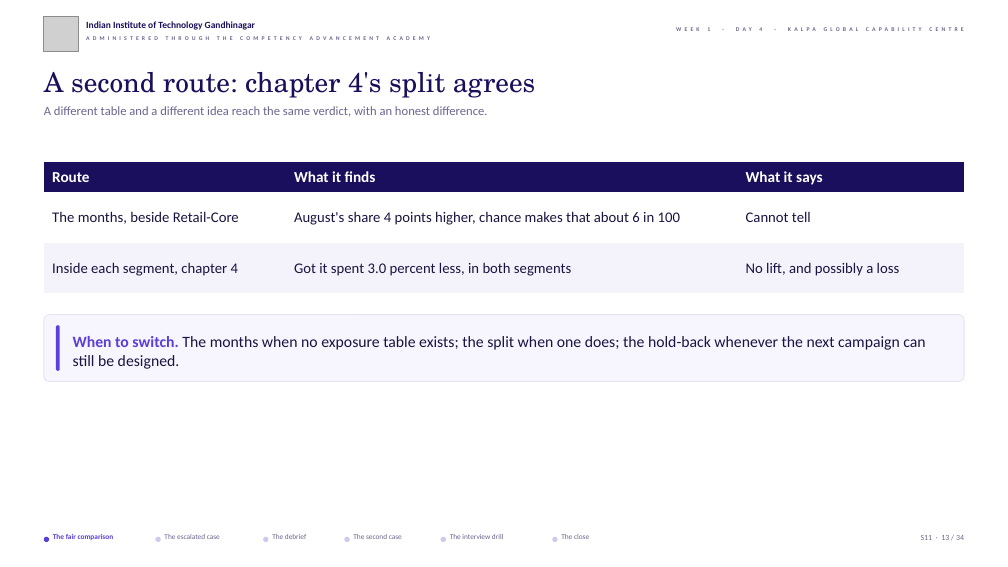
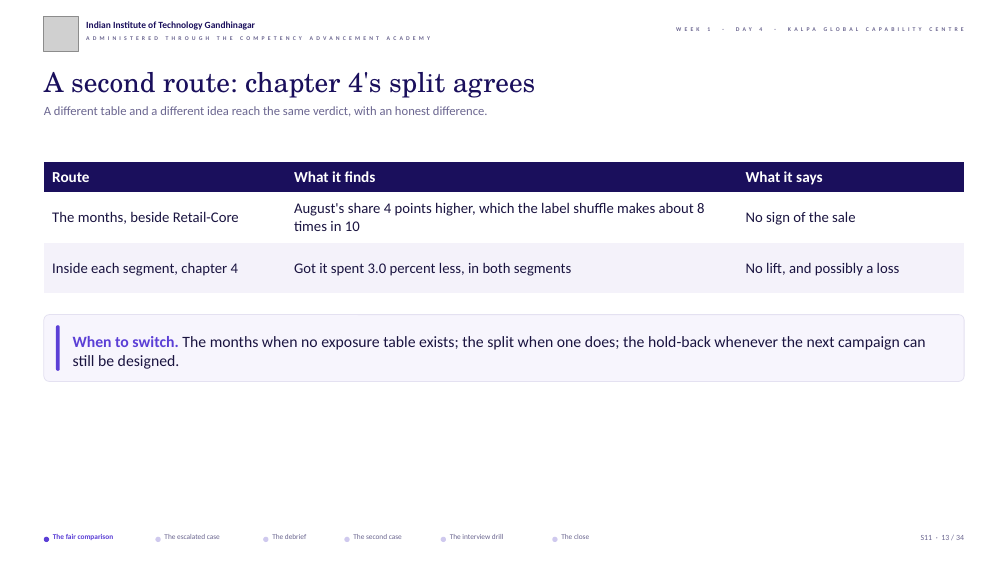
Before and after one commit to fde-academy-lab/c2-content-factory, a slide deck: slide 13 of content/W01/D4/slides/C2_W01_D04_half2_STUDENT.pptx. Drawn at 1008x567 pixels with LibreOffice and Linux fonts; fonts in the diff are those of the drawing; grey boxes stand for pictures; background and template pictures are left out. Boxes give left, top, right and bottom in pixels: in the first picture for what was removed or moved away, otherwise in the second. Text is boxed around its words. In the diff, an @@ line names an element or a change of style, - is before the commit and + after.

```diff
--- a/content/W01/D4/slides/C2_W01_D04_half2_STUDENT.pptx
+++ b/content/W01/D4/slides/C2_W01_D04_half2_STUDENT.pptx
@@ table at (x1=44, y1=162, x2=964, y2=293) @@
-row 2, column 2: August's share 4 points higher, chance makes that about 6 in 100
+row 2, column 2: August's share 4 points higher, which the label shuffle makes about 8 times in 10
-row 2, column 3: Cannot tell
+row 2, column 3: No sign of the sale
```
Also in this commit, not shown: 4 other slides changed, 15 other files.
